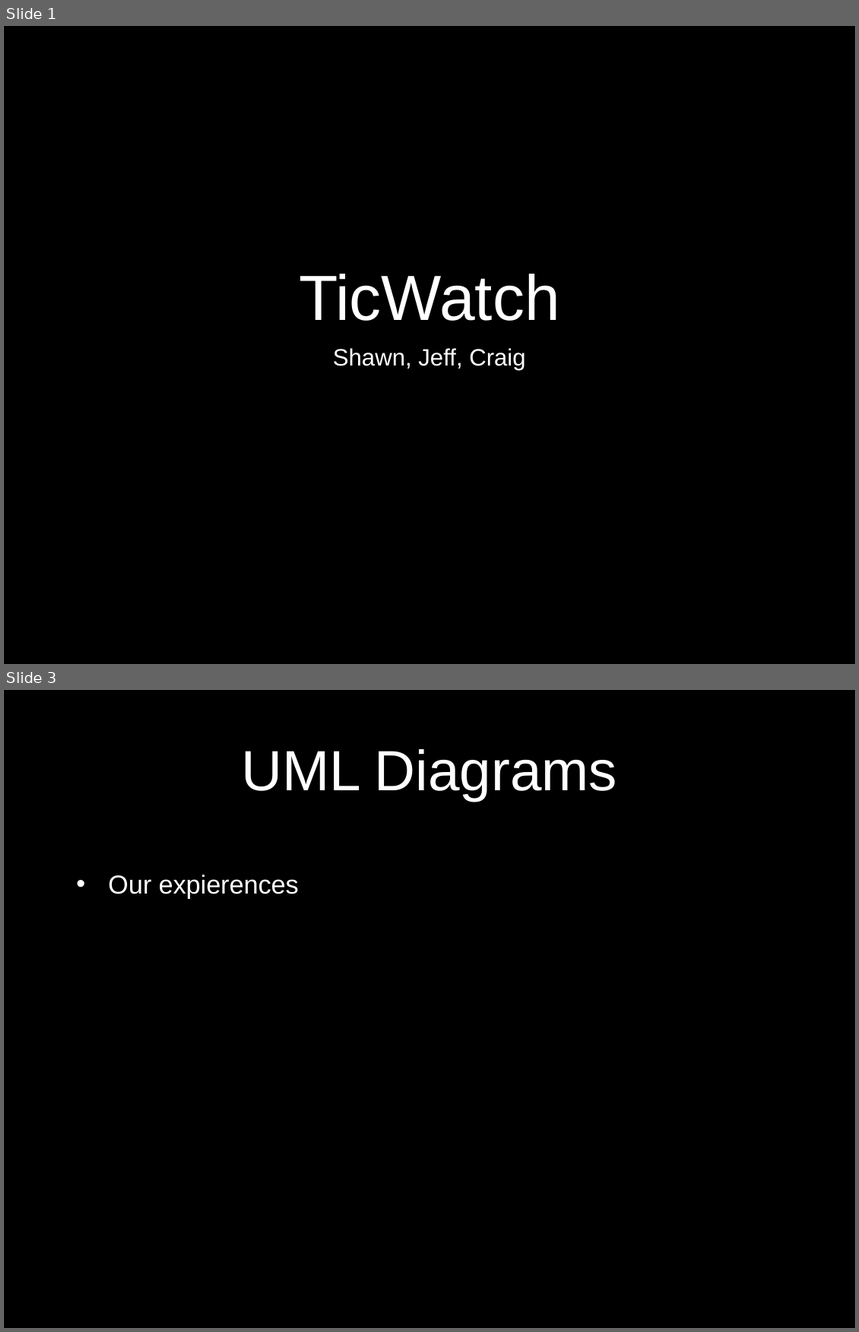
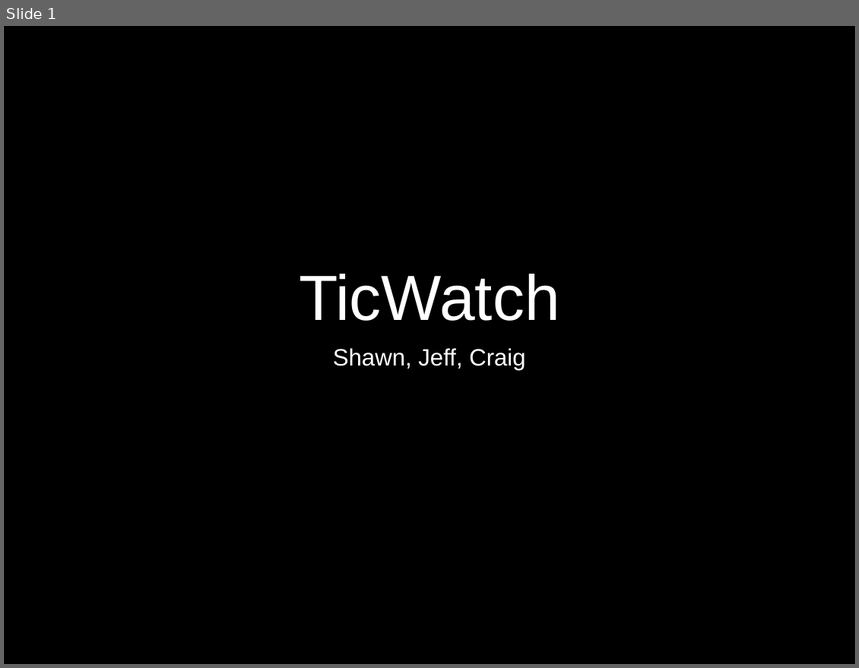
Before and after one commit to cwcraigo/TicWatch, a slide deck: Documents/CIT312Presentation.pptx. Shown one above the other, each under a label of ours: slides 1 and 3 before the commit, slide 1 after it; the slides between them are not shown. The pictures are 859x1332 and 859x668 pixels, drawn with LibreOffice and Linux fonts; fonts in the diff are those of the drawing; background and template pictures are left out. Boxes give left, top, right and bottom in pixels: in the first picture for what was removed or moved away, otherwise in the second. Text is boxed around its words. In the diff, an @@ line names an element or a change of style, - is before the commit and + after.

```diff
--- a/Documents/CIT312Presentation.pptx
+++ b/Documents/CIT312Presentation.pptx
@@ slide 3 removed at [4, 690, 855, 1328], background picture (left out) @@
@@ title removed at [241, 749, 617, 801] @@
-UML Diagrams
@@ text removed at [108, 875, 299, 899] @@
-• Our expierences
```
Also in this commit, not shown: 3 slides added, 4 other slides removed, 15 other files.
